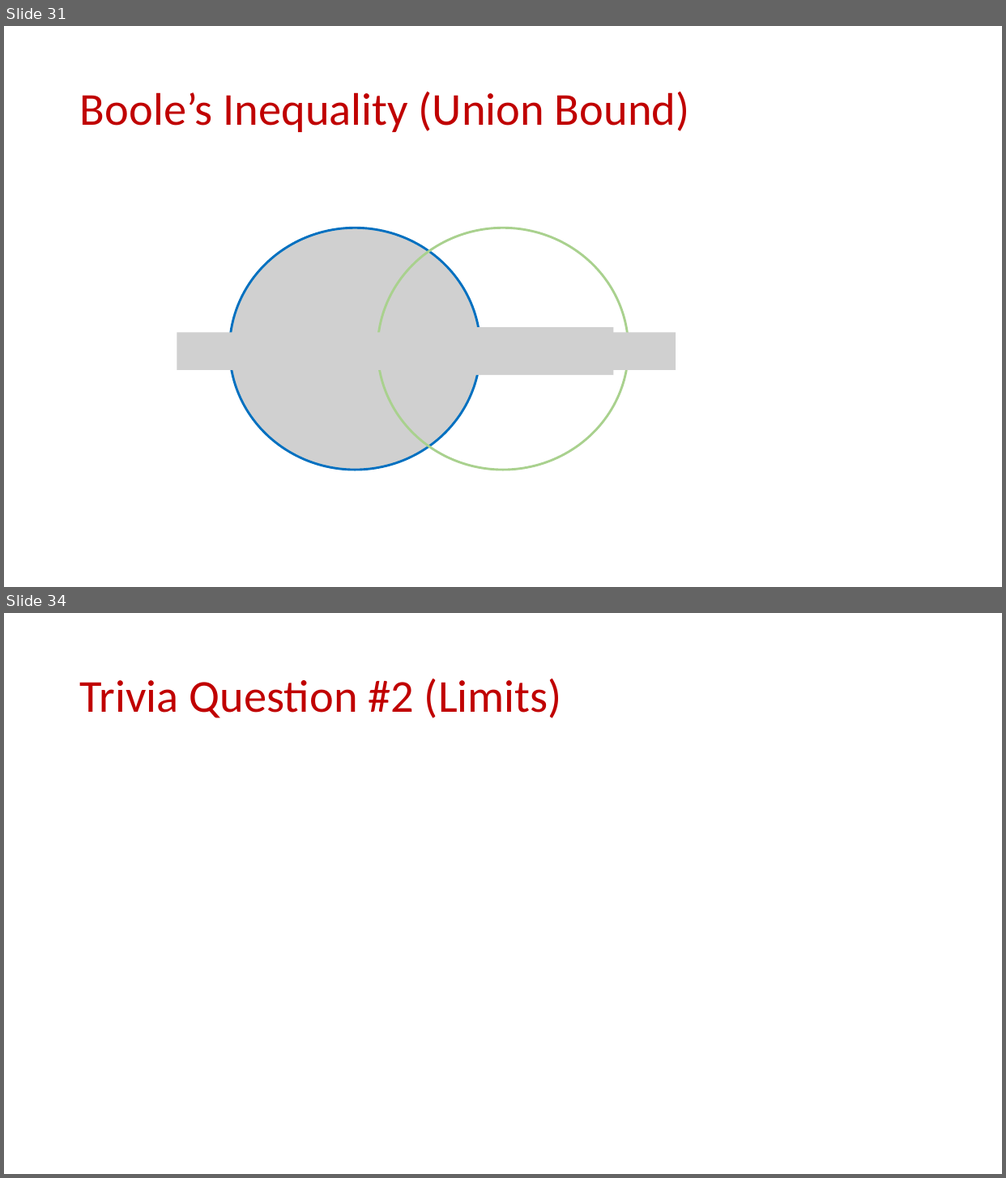
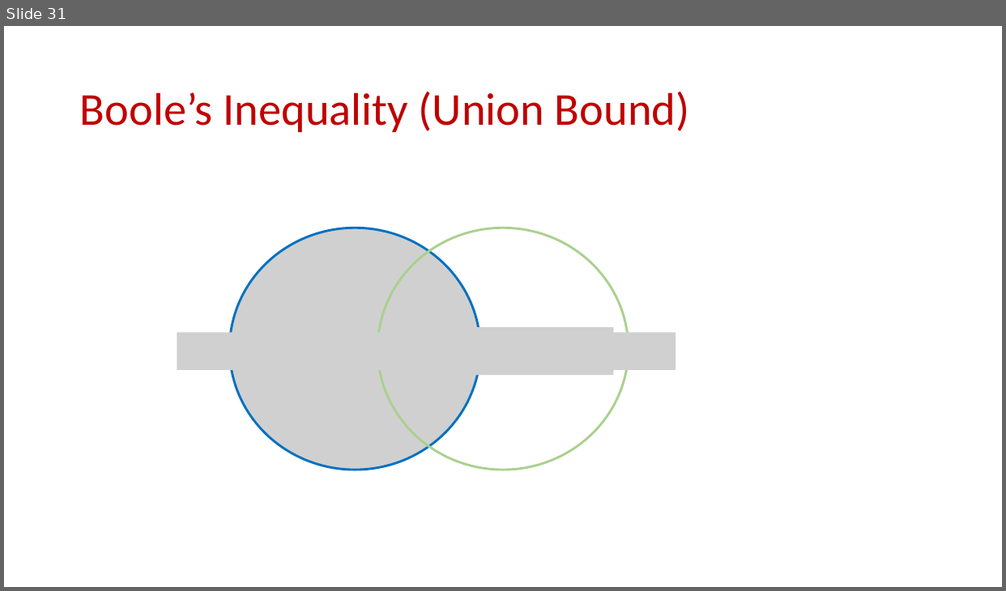
Before and after one commit to samsonzhou/samsonzhou.github.io, a slide deck: CSCE689-23/L1.pptx. Shown one above the other, each under a label of ours: slides 31 and 34 before the commit, slide 31 after it; the slides between them are not shown. The pictures are 1006x1178 and 1006x591 pixels, drawn with LibreOffice and Linux fonts; fonts in the diff are those of the drawing; grey boxes stand for pictures. Boxes give left, top, right and bottom in pixels: in the first picture for what was removed or moved away, otherwise in the second. Text is boxed around its words. In the diff, an @@ line names an element or a change of style, - is before the commit and + after.

```diff
--- a/CSCE689-23/L1.pptx
+++ b/CSCE689-23/L1.pptx
@@ slide 34 removed at [4, 613, 1002, 1174], background #FFFFFF @@
@@ title removed at [80, 679, 562, 718] @@
-Trivia Question #2 (Limits)
```
Also in this commit, not shown: 25 other slides removed, 3 other files.
